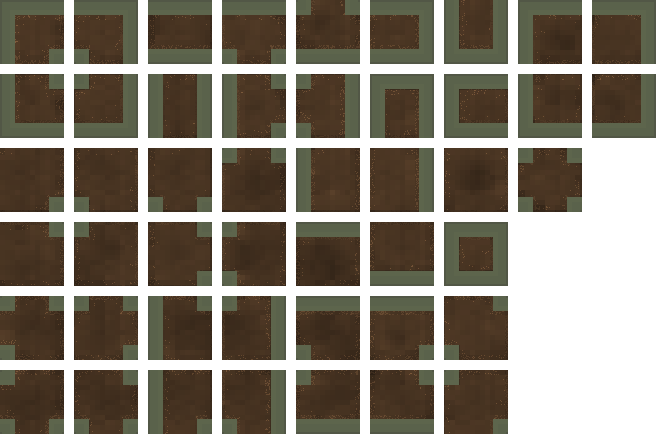
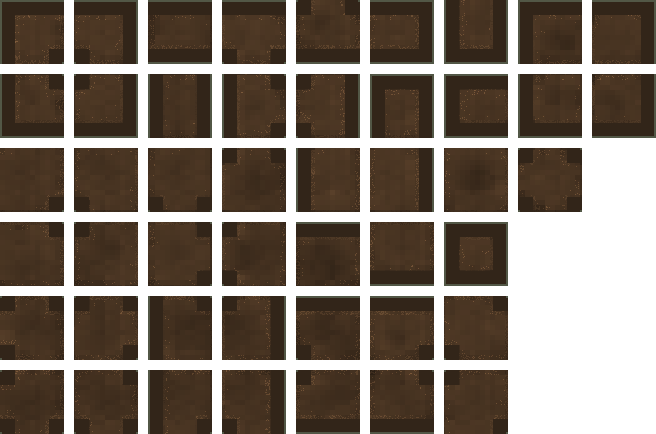
The second 656 x 434 image is a revision of the first. Changes to its layers:
added layer "Visible copy #1" above "Visible copy" over (x1=0, y1=0, x2=654, y2=434)
hid "Visible copy" over (x1=0, y1=0, x2=641, y2=434)
